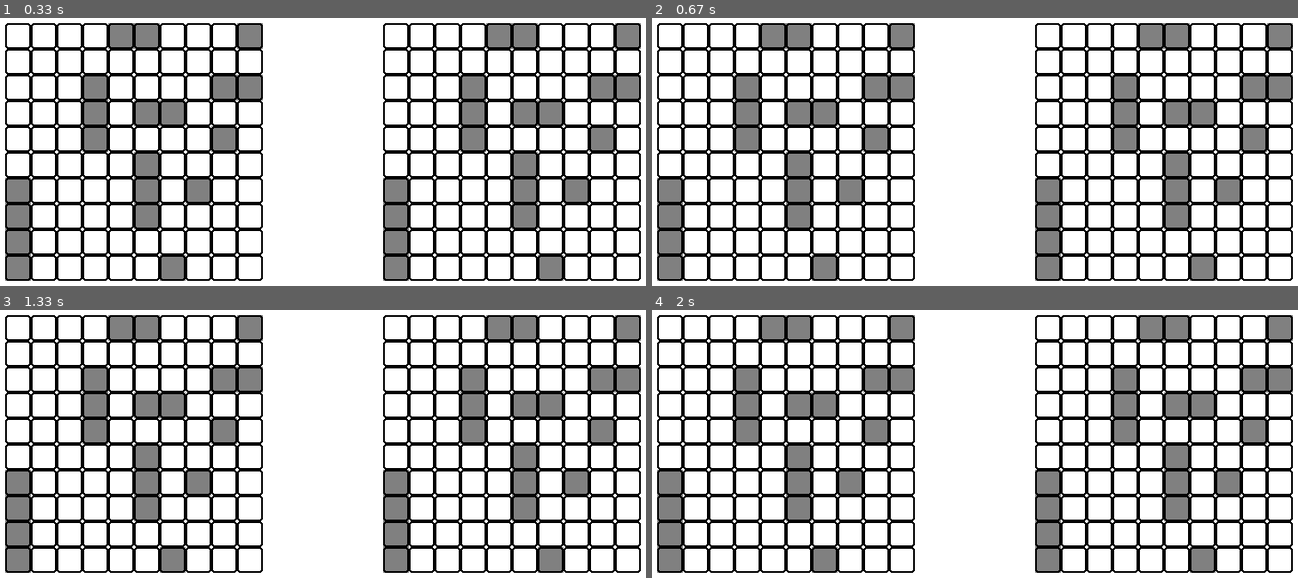
Above: before the commit, frames 1-4 (two rows, left to right).
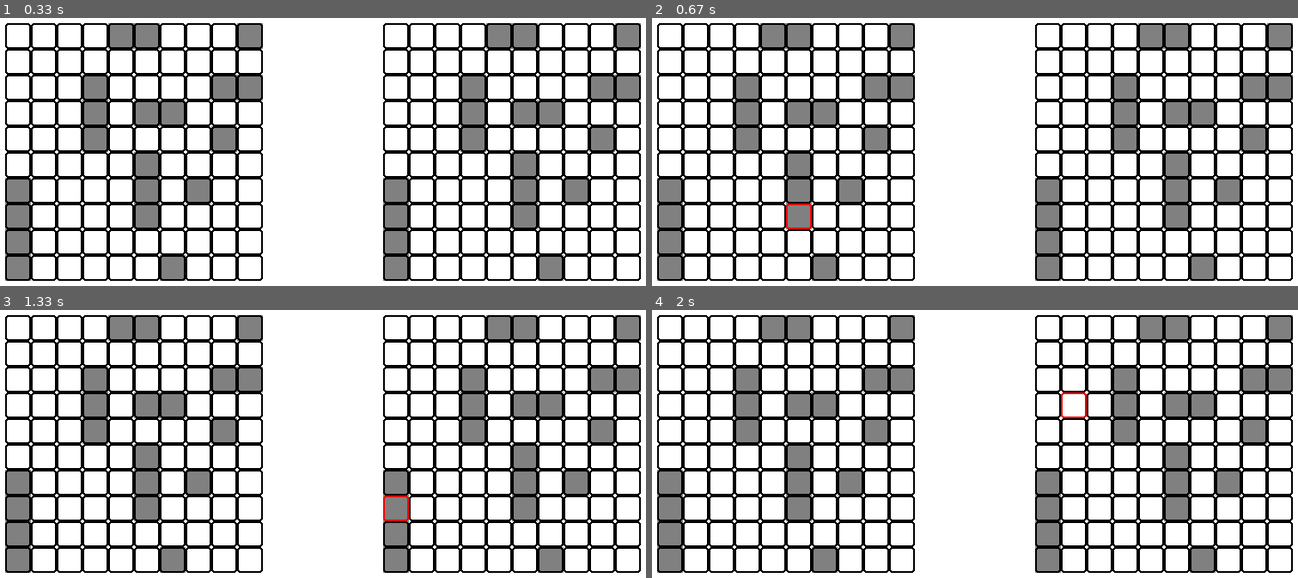
Above: after the commit, the same moments.

Repository: georgiy-nogovitsyn/battleship-game
Game: pygame game, started from pygame battleships/pygame_board.py
Same seed, same stepped clock (60 frames per second), same inputs: the game is played once before the commit and once after it.
Inputs (mouse positions are in pixels of both pictures, inside the frame that each line leads up to):
- Up to frame 1 (0.33 s): no input
- Up to frame 2 (0.67 s): press the mouse at (981, 240) at 0.37 s; move the mouse to (897, 227) at 0.47 s; release the mouse at (807, 216) at 0.6 s
- Up to frame 3 (1.33 s): press the mouse at (329, 532) at 0.7 s; move the mouse to (361, 537) at 0.8 s; release the mouse at (400, 540) at 0.93 s; press the mouse at (135, 444) at 1.03 s; move the mouse to (264, 473) at 1.13 s; release the mouse at (394, 502) at 1.27 s
- Up to frame 4 (2 s): press the mouse at (787, 444) at 1.37 s; move the mouse to (884, 395) at 1.47 s; release the mouse at (981, 350) at 1.6 s; press the mouse at (787, 444) at 1.7 s; move the mouse to (929, 427) at 1.8 s; release the mouse at (1071, 411) at 1.93 s

Frame 1 is identical in both runs. In frame 2, less than 0.1% of the frame differs, in the area x 20-25%, y 69-79%; in frame 3, less than 0.1%; in frame 4, less than 0.1%.

Commit message:
pygame mouse highlight

Diff:
--- a/pygame battleships/pygame_board.py
+++ b/pygame battleships/pygame_board.py
@@ -1,7 +1,10 @@
 from pygame_config import *
 import pygame
 import player
+
 pygame.init()
+clock = pygame.time.Clock()
+
 
 # Set up the game window
 WIDTH = 800
@@ -18,7 +21,10 @@
 top_offset = CELL
 player = player.Player()
 player.ship_placement()
+
+
 # ships2 = [{(1,1):1, (1,2):1}, {(1,3):1}, {(8,8):1}]
+
 
 class Board:
     def __init__(self):
@@ -56,14 +62,43 @@
                 cell = SHIP_CELL
         return cell
 
+    def get_highlighted_cell_coordinate(self, mousepos):
+        """Return coordinate of highlighted cell and board"""
+        x, y = mousepos[0], mousepos[1]
+        if left_border_offset < x < left_border_offset + CELL * 10:
+            if top_offset < y < top_offset + CELL * 10:
+                pos_x, pos_y = int((x - left_border_offset) / CELL), int((y - top_offset) / CELL)
+                return [pos_x, pos_y], 0
+        elif right_border_offset < x < right_border_offset + CELL * 10:
+            if top_offset < y < top_offset + CELL * 10:
+                pos_x, pos_y = int((x - right_border_offset) / CELL), int((y - top_offset) / CELL)
+                return [pos_x, pos_y], 1
+
+        else:
+            return None
+
+    def highlight_cell(self, coord):
+        """draws a rectangle on given coordinates"""
+        x, y = coord[0]
+
+        if coord[1] == 0:  # highlight for left board
+            pygame.draw.rect(screen, HIGHLIGHT_COLOR,
+                             [(CELL * x) + left_border_offset, (CELL * y) + top_offset, CELL, CELL], width=2,
+                             border_radius=3)
+
+        elif coord[1] == 1:
+            pygame.draw.rect(screen, HIGHLIGHT_COLOR,
+                             [(CELL * x) + right_border_offset, (CELL * y) + top_offset, CELL, CELL],
+                             width=2, border_radius=3)
 
 
 if __name__ == '__main__':
     pygame_board = Board()
+    mouse_last_pos = []
 
     running = True
     while running:
-        screen.fill((255,255,255))
+        screen.fill((255, 255, 255))
 
         pygame_board.draw_pygame_board(player.ships, left_border_offset, top_offset)
         pygame_board.draw_pygame_board(player.ships, right_border_offset, top_offset)
@@ -71,7 +106,17 @@
         for event in pygame.event.get():
             if event.type == pygame.QUIT:
                 running = False
+            elif event.type == pygame.MOUSEMOTION:
+                mousepos = pygame.mouse.get_pos()
+                highlight_coord = pygame_board.get_highlighted_cell_coordinate(mousepos)
+                mouse_last_pos = highlight_coord
+                if event.type == pygame.MOUSEBUTTONDOWN:
+                    pass
+
+        if mouse_last_pos:  # Highlight board cell
+            pygame_board.highlight_cell(mouse_last_pos)
 
         pygame.display.flip()
+        clock.tick(30)
 
     pygame.quit()
--- a/pygame battleships/pygame_config.py
+++ b/pygame battleships/pygame_config.py
@@ -2,3 +2,5 @@
 DAMAGED_CELL = (128, 128, 255)
 SHIP_CELL = (128, 128, 128)
 DAMAGED_SHIP_CELL = (255, 128, 128)
+
+HIGHLIGHT_COLOR = (255,0,0)
--- a/pygame battleships/testboard.py
+++ b/pygame battleships/testboard.py
@@ -46,14 +46,14 @@
 def get_highlighted_cell_coordinate(mousepos):
     """Return coordinate of highlighted cell and board"""
     x, y = mousepos[0], mousepos[1]
-    if left_border_offset < x < left_border_offset + CELL * 10:
-        if top_offset < y < top_offset + CELL * 10:
-            pos_x, pos_y = int((x - left_border_offset) / CELL), int((y - top_offset) / CELL)
-            return [pos_x, pos_y], 0
-    elif right_border_offset < x < right_border_offset + CELL * 10:
+    # if left_border_offset < x < left_border_offset + CELL * 10:
+    #     if top_offset < y < top_offset + CELL * 10:
+    #         pos_x, pos_y = int((x - left_border_offset) / CELL), int((y - top_offset) / CELL)
+    #         return [pos_x, pos_y], 0
+    if right_border_offset < x < right_border_offset + CELL * 10:
         if top_offset < y < top_offset + CELL * 10:
             pos_x, pos_y = int((x - right_border_offset) / CELL), int((y - top_offset) / CELL)
-            return [pos_x, pos_y], 1
+            return [pos_x, pos_y]
 
     else:
         return None
@@ -61,14 +61,14 @@
 
 def highlight_cell(coord):
     """draws a rectangle on given coordinates"""
-    x, y = coord[0]
+    x, y = coord
 
-    if coord[1] == 0:  # highlight for left board
-        pygame.draw.rect(screen, GREEN, [(CELL * x) + left_border_offset, (CELL * y) + top_offset, CELL, CELL],
-                         border_radius=3)
+    # if coord[1] == 0:  # highlight for left board
+    #     pygame.draw.rect(screen, GREEN, [(CELL * x) + left_border_offset, (CELL * y) + top_offset, CELL, CELL],
+    #                      border_radius=3)
 
-    elif coord[1] == 1:
-        pygame.draw.rect(screen, GREEN, [(CELL * x) + right_border_offset, (CELL * y) + top_offset, CELL, CELL],
+    # elif coord[1] == 1:
+    pygame.draw.rect(screen, GREEN, [(CELL * x) + right_border_offset, (CELL * y) + top_offset, CELL, CELL],
                          border_radius=3)
 
 
@@ -88,6 +88,7 @@
             mousepos = pygame.mouse.get_pos()
             highlight_coord = get_highlighted_cell_coordinate(mousepos)
             mouse_last_pos = highlight_coord  # Save mouse position
+            print(mouse_last_pos)
 
     if mouse_last_pos:  # Highlight board cell
         highlight_cell(mouse_last_pos)
